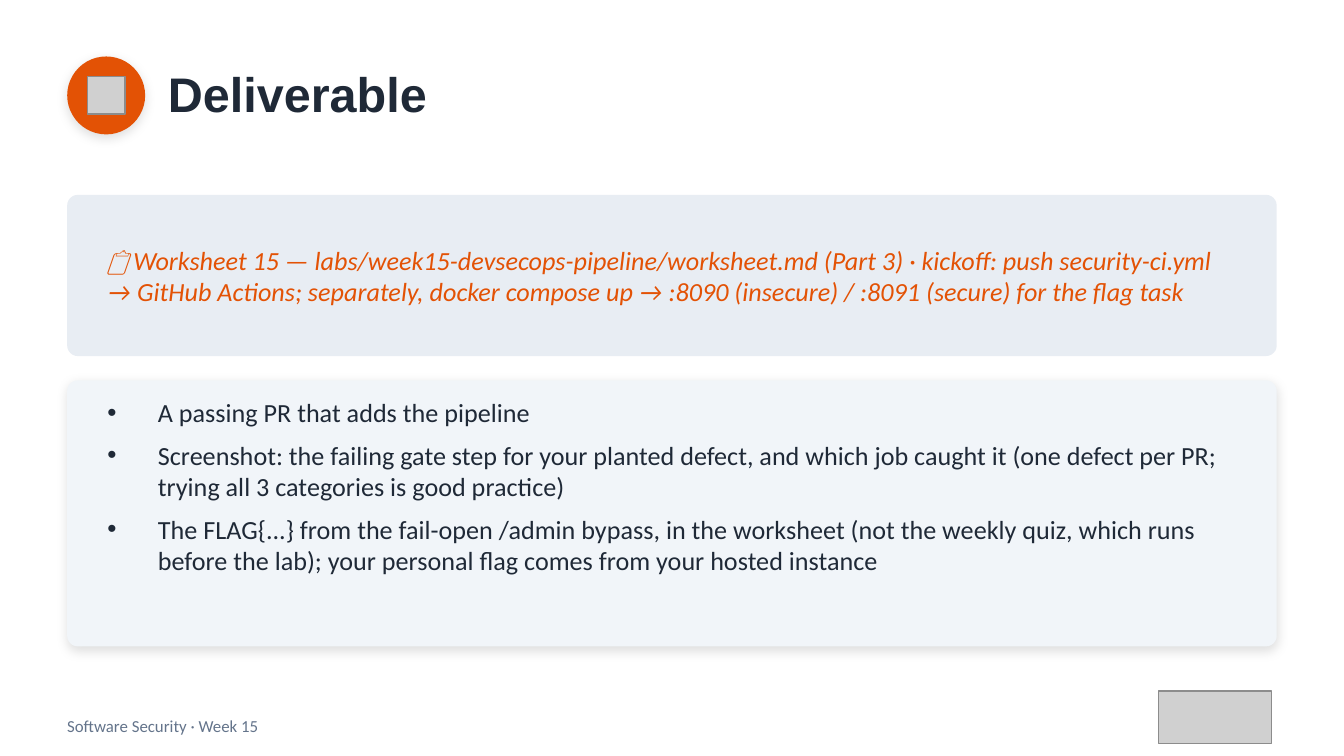
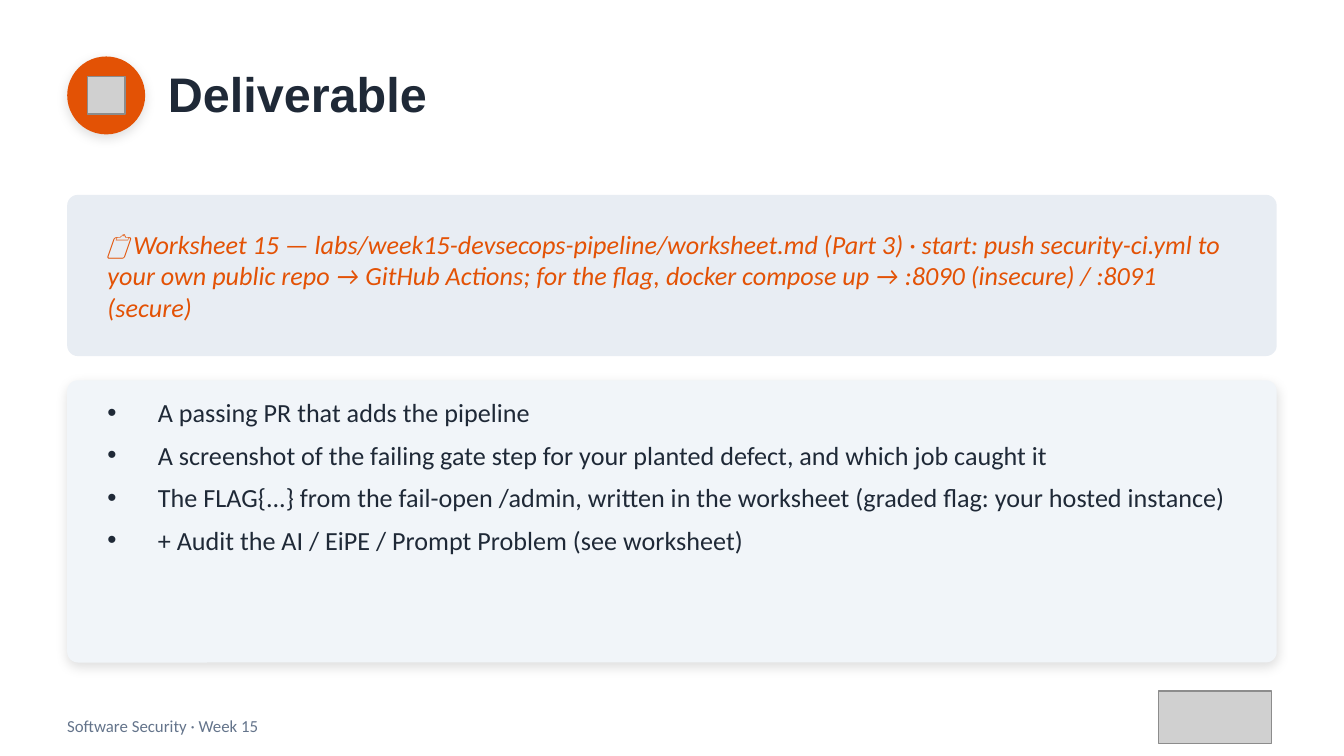
Before and after one commit to 6631503001/software-security, a slide deck: slide 21 of slides/pptx/week15.pptx. Drawn at 1344x756 pixels with LibreOffice and Linux fonts; fonts in the diff are those of the drawing; grey boxes stand for pictures. Boxes give left, top, right and bottom in pixels: in the first picture for what was removed or moved away, otherwise in the second. Text is boxed around its words. In the diff, an @@ line names an element or a change of style, - is before the commit and + after.

```diff
--- a/slides/pptx/week15.pptx
+++ b/slides/pptx/week15.pptx
@@ text at [107, 235, 1220, 321]: text changed @@
-📋 Worksheet 15 — labs/week15-devsecops-pipeline/worksheet.md (Part 3) · kickoff: push security-ci.yml → GitHub Actions; separately, docker compose up → :8090 (insecure) / :8091 (secure) for the flag task
+📋 Worksheet 15 — labs/week15-devsecops-pipeline/worksheet.md (Part 3) · start: push security-ci.yml to your own public repo → GitHub Actions; for the flag, docker compose up → :8090 (insecure) / :8091 (secure)
@@ rounded rectangle: place and size @@
-rounded rectangle at [67, 380, 1277, 646]
+rounded rectangle at [67, 380, 1277, 663]
@@ rounded rectangle at [67, 380, 1277, 663]: proportions changed @@
@@ text at [158, 447, 1224, 555]: text changed @@
-• Screenshot: the failing gate step for your planted defect, and which job caught it (one defect per PR; trying all 3 categories is good practice)
-• The FLAG{...} from the fail-open /admin bypass, in the worksheet (not the weekly quiz, which runs before the lab); your personal flag comes from your hosted instance
+• A screenshot of the failing gate step for your planted defect, and which job caught it
+• The FLAG{...} from the fail-open /admin, written in the worksheet (graded flag: your hosted instance)
+• + Audit the AI / EiPE / Prompt Problem (see worksheet)
```
Also in this commit, not shown: 6 other slides changed, 1 slide removed, 8 other files.
